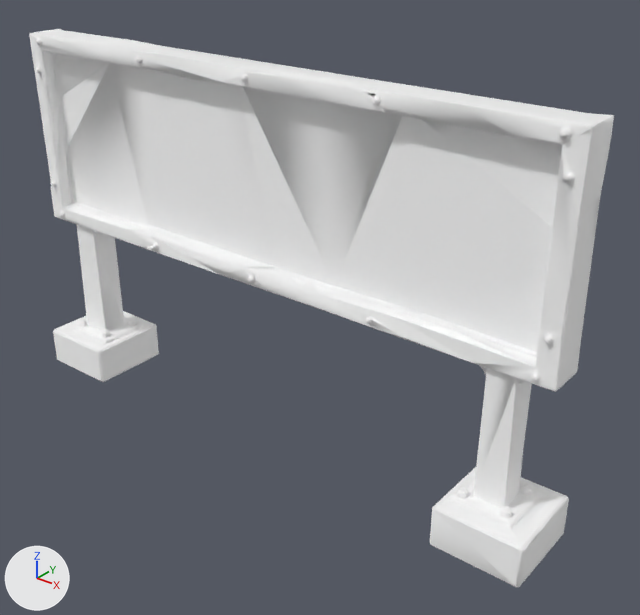
An edit to the glTF model models/props/hijoe.glb, drawn before and after from the same camera.
Camera for both pictures: a 50 mm camera at (20.8, -22.8, 20.8) aimed at (2.0, 0.7, 6.1). The lights are fixed; the arrows at lower left show +X, +Y and +Z. The older version comes first.

Objects in the first picture: 'output_unwrapped'.
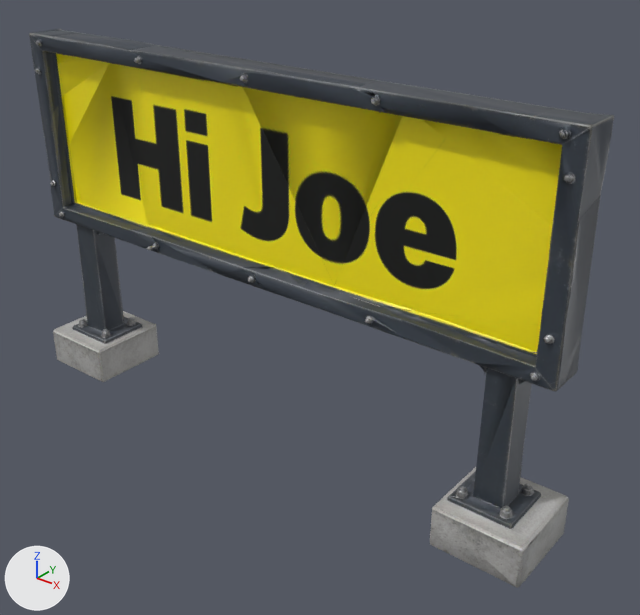
What differs and where, as boxes (x1, y1, x2, y2) in the pictures (640 x 615 px):
'output_unwrapped', surface changed (darker): (29, 29, 614, 587) in both

The change, as a list of edits to the scene's bpy script:
```text
Add img_texture_0_metallic_roughness:
    img_texture_0_metallic_roughness = load_image('texture_0_metallic_roughness', '_unpacked/texture_0_metallic_roughness', 512, 512, 'Non-Color')
Add img_texture_0:
    img_texture_0 = load_image('texture_0', '_unpacked/texture_0', 2048, 2048, 'sRGB')
Change mat_bakedmaterial:
    where n0 = _N.new('ShaderNodeBsdfPrincipled'); n0.name = 'Principled BSDF'
    remove n0.inputs[0].default_value = (1.0, 1.0, 1.0, 1.0)  # 'Base Color', white #ffffff
    remove n0.inputs[1].default_value = 1.0  # 'Metallic'
    remove n0.inputs[2].default_value = 1.0  # 'Roughness'
    add n2 = _N.new('ShaderNodeTexImage'); n2.name = 'Image Texture'
    add n2.image = img_texture_0
    add n3 = _N.new('ShaderNodeSeparateColor'); n3.name = 'Separate Color'
    add n4 = _N.new('ShaderNodeTexImage'); n4.name = 'Image Texture.001'
    add n4.image = img_texture_0_metallic_roughness
    add _L.new(n2.outputs[0], n0.inputs[0])  # 'Color' to 'Base Color'
    add _L.new(n3.outputs[2], n0.inputs[1])  # 'Blue' to 'Metallic'
    add _L.new(n3.outputs[1], n0.inputs[2])  # 'Green' to 'Roughness'
    add _L.new(n4.outputs[0], n3.inputs[0])  # 'Color' to 'Color'
```
